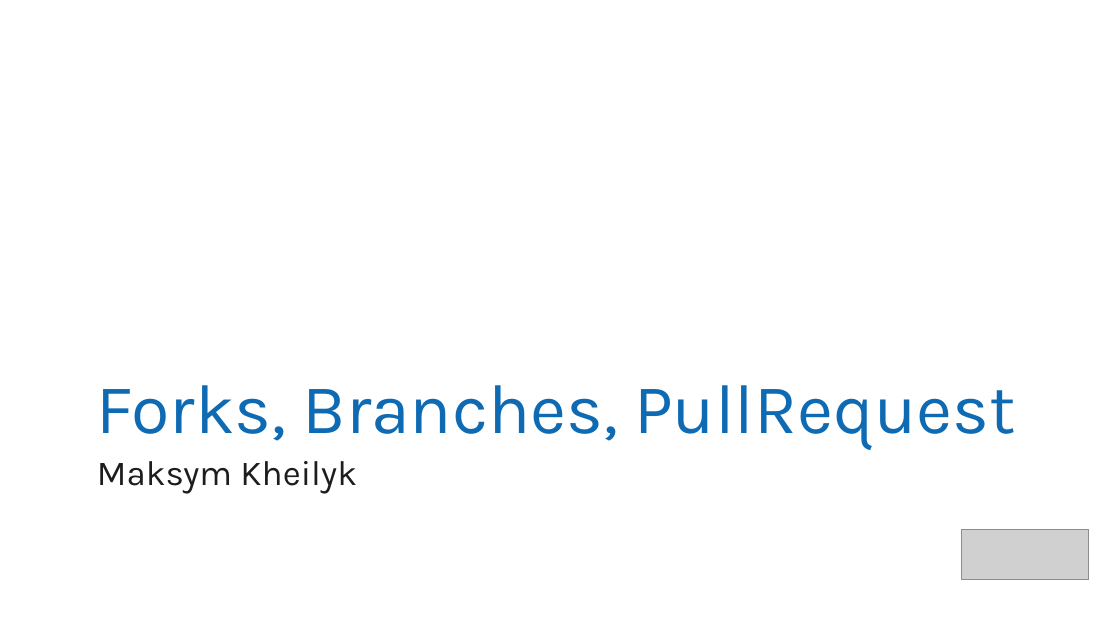
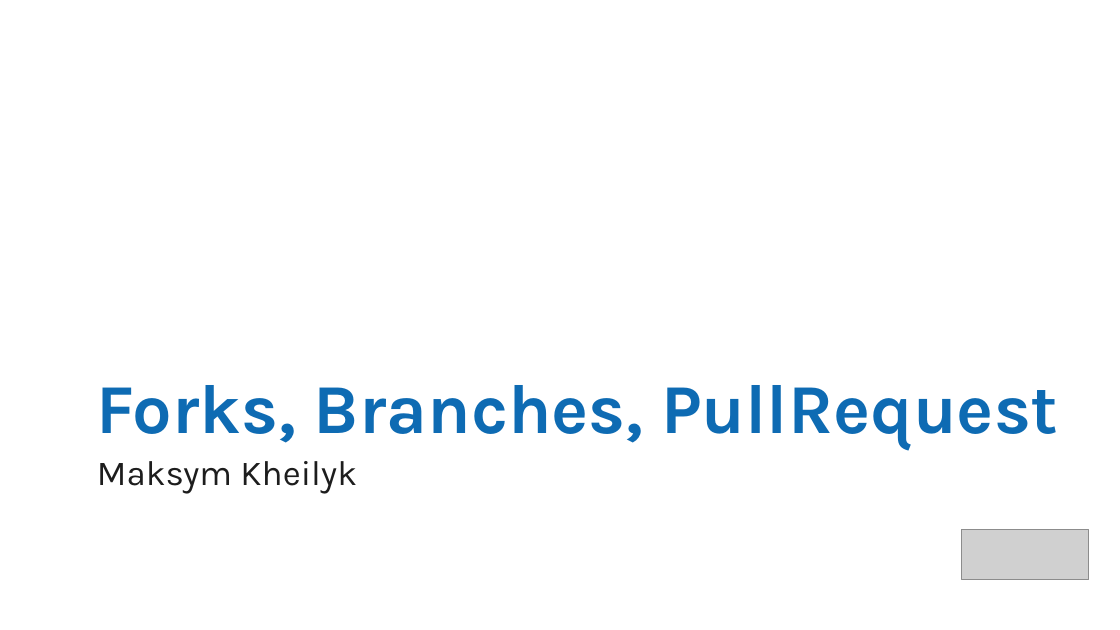
Before and after one commit to vitaliiTolmachov/Presentation, a slide deck: slide 3 of Presentation_easypay.pptx. Drawn at 1120x630 pixels with LibreOffice and Linux fonts; fonts in the diff are those of the drawing; grey boxes stand for pictures; background and template pictures are left out. Boxes give left, top, right and bottom in pixels: in the first picture for what was removed or moved away, otherwise in the second. Text is boxed around its words. In the diff, an @@ line names an element or a change of style, - is before the commit and + after.

```diff
--- a/Presentation_easypay.pptx
+++ b/Presentation_easypay.pptx
@@ text "Forks, Branches, PullRequest" at box(97, 385, 1058, 450): bold on @@
```
Also in this commit, not shown: 10 other slides changed, 4 slides added, 8 slides removed.
